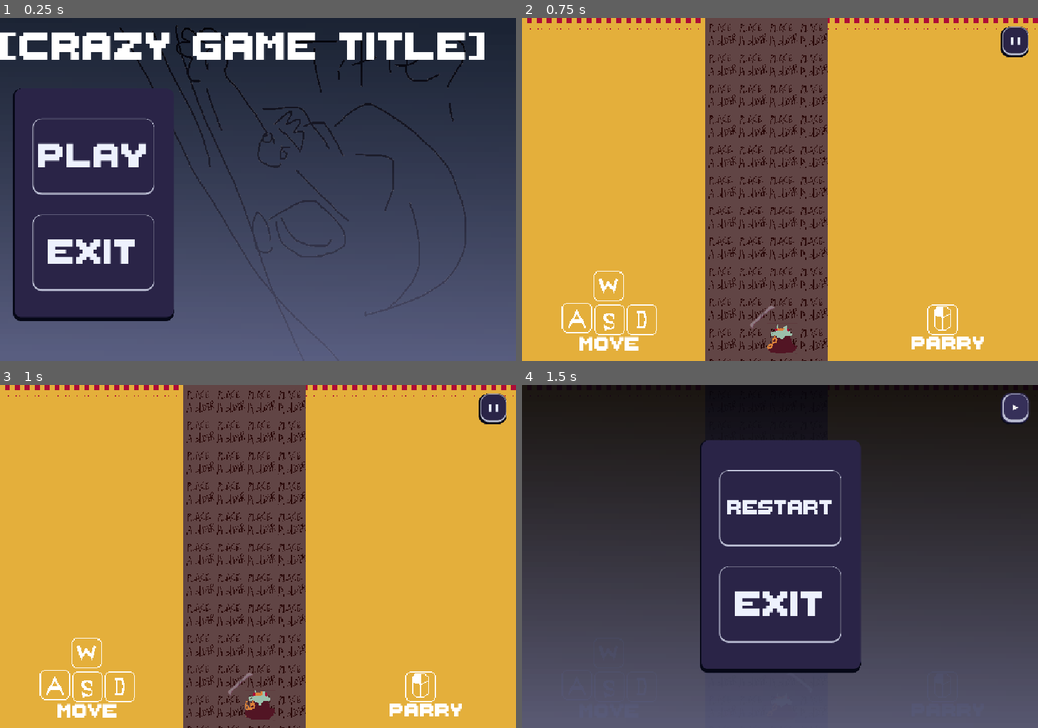
Above: before the commit, frames 1-4 (two rows, left to right).
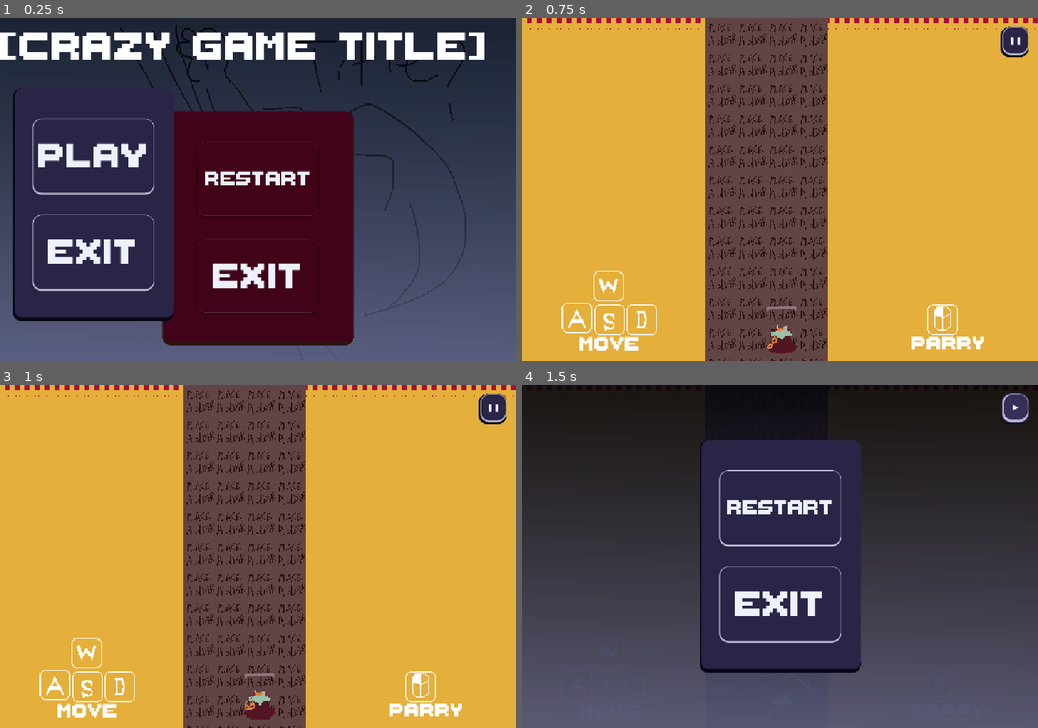
Above: after the commit, the same moments.

Repository: Khile07/real-hackathon-project
Game: Godot game, scene res://egg/main_menu.tscn
The game is run twice, just before and just after one commit, with the same random seed, the same clock (stepped at 60 frames per second) and the same inputs.
Inputs:
- Up to frame 1 (0.25 s): no input
- Up to frame 2 (0.75 s): click "PLAY" (after the commit: "RESTART") at 0.5 s
- Up to frame 3 (1 s): no input
- Up to frame 4 (1.5 s): click "❚❚" at 1.25 s

The runs differ from the first frame. In frame 1, 24% of the frame differs, in the area x 31-69%, y 27-96%; in frame 2, less than 0.1%; in frame 3, less than 0.1%; in frame 4, nothing differs.

Commit message:
pushing egg

Diff:
--- a/egg/other_thing/end_screen.gd
+++ b/egg/other_thing/end_screen.gd
@@ -4,10 +4,18 @@
 @onready var anim_player: AnimationPlayer = $MarginContainer/WinButtons/MarginContainer/VBoxContainer/PlayButton/AnimationPlayer2
 @onready var anim_player2: AnimationPlayer = $MarginContainer/WinButtons/MarginContainer/VBoxContainer/ExitButton/AnimationPlayer2
 
+@onready var play_button_lose : Button = $MarginContainer/LoseButtons/MarginContainer/VBoxContainer/PlayButton
+@onready var exit_button_lose : Button = $MarginContainer/LoseButtons/MarginContainer/VBoxContainer/ExitButton
+@onready var play_button_win : Button = $MarginContainer/WinButtons/MarginContainer/VBoxContainer/PlayButton
+@onready var exit_button_win : Button = $MarginContainer/WinButtons/MarginContainer/VBoxContainer/ExitButton
+
 func _ready() -> void:
 	SignalManager.player_dead.connect(_player_dead)
 	SignalManager.player_won.connect(_player_won)
-
+	play_button_lose.pressed.connect(lose_play_button)
+	play_button_win.pressed.connect(win_play_button)
+	exit_button_lose.pressed.connect(lose_leave_button)
+	exit_button_win.pressed.connect(win_leave_button)
 
 func _exit_tree() -> void:
 	SignalManager.player_dead.disconnect(_player_dead)
@@ -21,10 +29,20 @@
 	$WinBG.visible = true
 	$MarginContainer/WinButtons.visible = true
 
-func _on_play_button_pressed() -> void:
+func win_play_button() -> void:
 	await anim_player.animation_finished
+	visible = false
 	get_tree().change_scene_to_file("res://level/level.tscn")
 
-func _on_exit_button_pressed() -> void:
+func win_leave_button() -> void:
 	await anim_player2.animation_finished
+	visible = false
 	get_tree().quit()
+
+func lose_play_button() -> void:
+	visible = false
+	get_tree().change_scene_to_file("res://level/level.tscn")
+
+func lose_leave_button() -> void:
+	visible = false
+	get_tree().quit()
--- a/egg/other_thing/end_screen.tscn
+++ b/egg/other_thing/end_screen.tscn
@@ -255,7 +255,6 @@
 
 [node name="LoseBG" type="CanvasLayer" parent="." unique_id=1878721515]
 layer = -2
-visible = false
 
 [node name="Background" type="TextureRect" parent="LoseBG" unique_id=141010866]
 visible = false
@@ -326,7 +325,6 @@
 theme_override_constants/margin_bottom = 37
 
 [node name="LoseButtons" type="Panel" parent="MarginContainer" unique_id=1985536101]
-visible = false
 layout_mode = 2
 theme = SubResource("Theme_wrctt")
 
--- a/level/camera.gd
+++ b/level/camera.gd
@@ -24,11 +24,13 @@
 	if ending_the_world:
 		the_level.fader.modulate.a += delta/2
 		if the_level.fader.modulate.a >= 1 and not won:
+			SignalManager.player_dead.emit()
 			get_tree().change_scene_to_file("uid://mbq6sfditicn")
-			SignalManager.player_dead.emit()
+
 		elif the_level.fader.modulate.a >= 1:
+			SignalManager.player_won.emit()
 			get_tree().change_scene_to_file("uid://mbq6sfditicn")
-			SignalManager.player_won.emit()
+
 
 	if not follow: return
 	if position.y <= 360 and the_level.the_player.position.y < position.y: position.y = lerpf(position.y, the_level.the_player.position.y, delta * 4)
--- a/project.godot
+++ b/project.godot
@@ -24,6 +24,7 @@
 SignalManager="*uid://cexic3b83e6t8"
 MusicManager="*uid://bvjhiayhw2eff"
 SfxScene="*uid://c7mcw2y10wjfv"
+EndScreen="*uid://mbq6sfditicn"
 
 [display]
 
